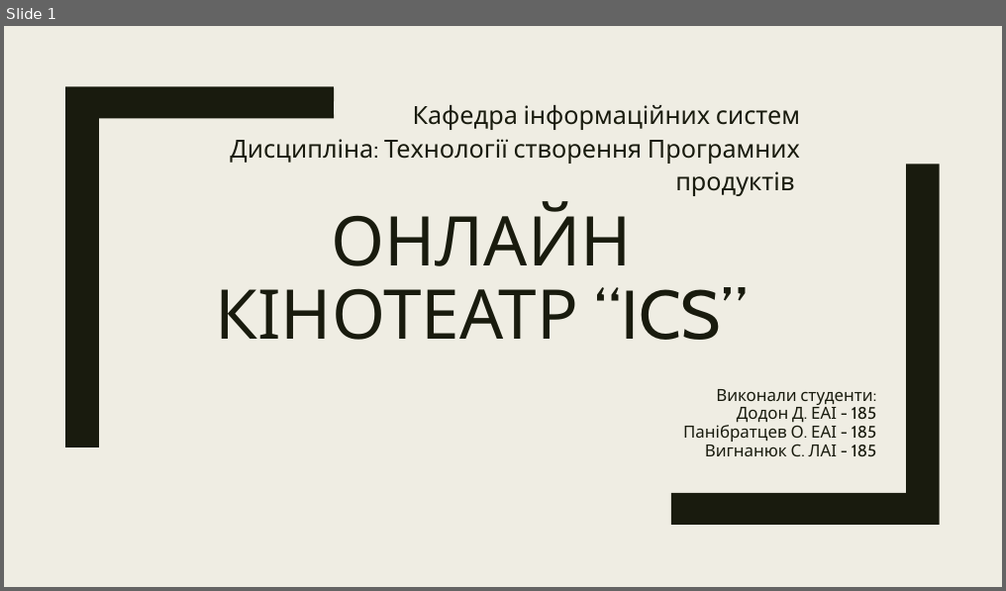
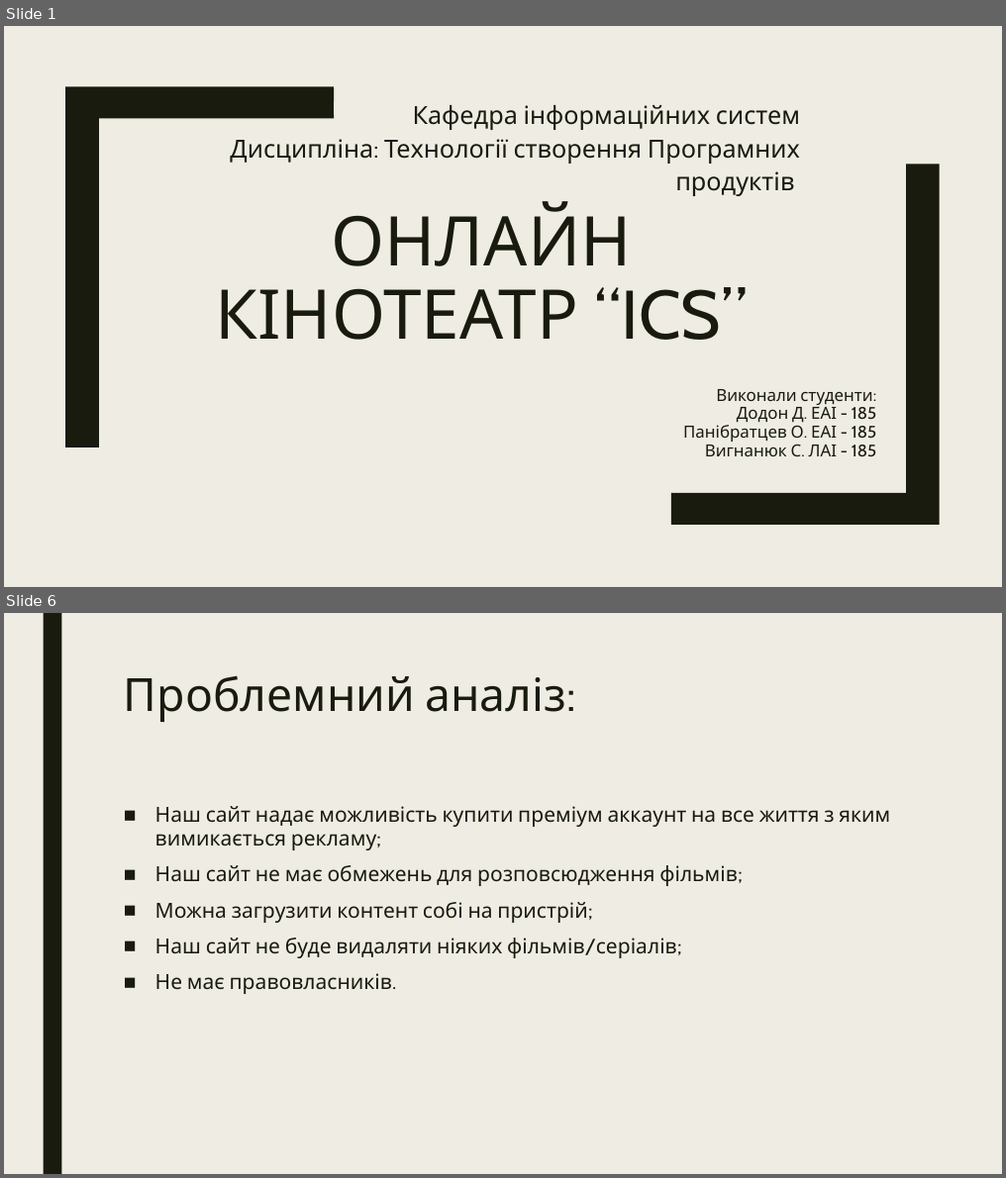
Before and after one commit to elxaz/kursa4AI, a slide deck: 1.pptx. Shown one above the other, each under a label of ours: slide 1 before the commit, slides 1 and 6 after it; the slides between them are not shown. The pictures are 1006x591 and 1006x1178 pixels, drawn with LibreOffice and Linux fonts; fonts in the diff are those of the drawing. Boxes give left, top, right and bottom in pixels: in the first picture for what was removed or moved away, otherwise in the second. Text is boxed around its words. In the diff, an @@ line names an element or a change of style, - is before the commit and + after.

```diff
--- a/1.pptx
+++ b/1.pptx
@@ slide 6 added at (4,613,1002,1174), background #EFEDE3 @@
@@ rectangle added at (43,613,61,1174), fill #191B0E @@
@@ title added at (124,675,566,722), 44 pt, text #191B0E @@
+Проблемний аналіз:
@@ text added at (155,806,890,994), 20 pt, text #191B0E @@
+■ Наш сайт надає можливість купити преміум аккаунт на все життя з яким вимикається рекламу;
+■ Наш сайт не має обмежень для розповсюдження фільмів;
+■ Можна загрузити контент собі на пристрій;
+■ Наш сайт не буде видаляти ніяких фільмів/серіалів;
+■ Не має правовласників.
```
Also in this commit, not shown: 2 slides changed, 3 other slides added, 1 slide removed, 3 other files.
